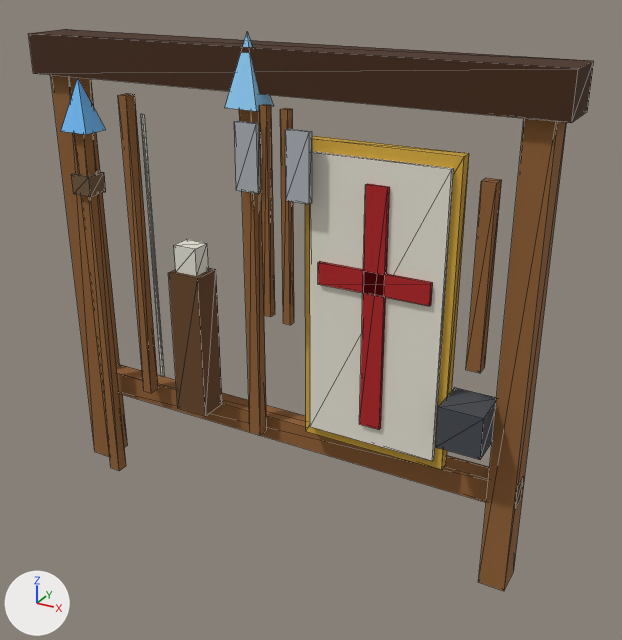
The glTF model assets/models/camp_rack.glb: old version first, new version second.
Both versions are drawn from a camera (50 mm lens) standing at (1.6, -2.58, 2.23) and looking at (0.18, -0.01, 0.94). Every picture has the same lights, and +X, +Y and +Z are marked at lower left. The picture after the commit comes second. Mesh edges are drawn as thin lines. Vertices at exactly the same position are counted once.

The first picture shows 'camp_rack'.
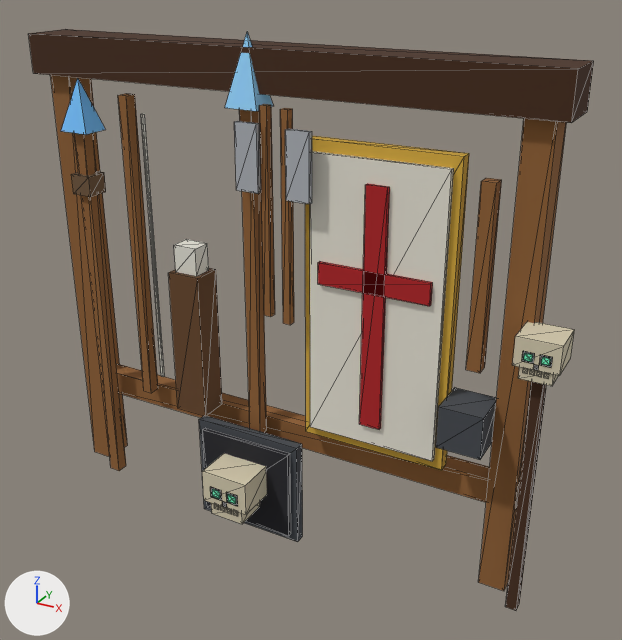
Where the change shows, as pixel boxes (x1, y1, x2, y2) in the pictures (622 x 640 px):
'camp_rack', reshaped
    before: (28, 29, 594, 591)
    after: (28, 29, 594, 611)
part 1 of me_mesh_0, added (brown)
    after: (506, 382, 546, 611)
part 2 of me_mesh_0, added (beige)
    after: (512, 322, 575, 376)
part 3 of me_mesh_0, added
    after: (518, 367, 558, 386)
part 4 of me_mesh_0, added
    after: (522, 351, 535, 364)
part 5 of me_mesh_0, added
    after: (524, 353, 532, 362)
part 6 of me_mesh_0, added
    after: (539, 355, 553, 367)
part 7 of me_mesh_0, added
    after: (541, 357, 550, 365)
part 8 of me_mesh_0, added
    after: (199, 416, 302, 542)
part 9 of me_mesh_0, added
    after: (203, 428, 291, 536)
part 10 of me_mesh_0, added (beige)
    after: (202, 453, 267, 515)
part 11 of me_mesh_0, added
    after: (211, 502, 260, 524)
part 12 of me_mesh_0, added
    after: (210, 487, 222, 501)
part 13 of me_mesh_0, added
    after: (212, 489, 220, 499)
part 14 of me_mesh_0, added
    after: (226, 492, 238, 506)
part 15 of me_mesh_0, added
    after: (228, 495, 236, 504)

What the commit changed:
me_mesh_0 is used by ob_camp_rack; location (0.0, 0.0, 0.0).
me_mesh_0 had 178 vertices, 260 faces and spanned x -1.05..1.05, y -0.13..0.16, z 0.0..1.95.
me_mesh_0 now has 378 vertices, 560 faces and spans x -1.05..1.12, y -0.29..0.16, z 0.0..1.95.
me_mesh_0 part 1: a new loose piece, a box spanning x 1.03..1.07, y -0.08..-0.04, z 0.0..0.95, in mat_material_0 (picture img_image_0).
me_mesh_0 part 2: a new loose piece, a box spanning x 0.98..1.12, y -0.13..0.01, z 0.99..1.1, in mat_material_0 (picture img_image_0).
me_mesh_0 part 3: a new loose piece, a box spanning x 0.996..1.104, y -0.12..-0.023, z 0.949..0.998, in mat_material_0 (picture img_image_0).
me_mesh_0 part 4: a new loose piece, a box spanning x 1.0035..1.041, y -0.1297..-0.1275, z 1.0163..1.0515, in mat_material_0 (picture img_image_0).
me_mesh_0 part 5: a new loose piece, a box spanning x 1.0095..1.035, y -0.1312..-0.1297, z 1.0223..1.0455, in mat_material_0 (picture img_image_0).
me_mesh_0 part 6: a new loose piece, a box spanning x 1.059..1.0965, y -0.1297..-0.1275, z 1.0163..1.0515, in mat_material_0 (picture img_image_0).
me_mesh_0 part 7: a new loose piece, a box spanning x 1.065..1.0905, y -0.1312..-0.1297, z 1.0223..1.0455, in mat_material_0 (picture img_image_0).
me_mesh_0 part 8: a new loose piece, a box spanning x -0.28..0.18, y -0.12..-0.08, z 0.0..0.44, in mat_material_0 (picture img_image_0).
me_mesh_0 part 9: a new loose piece, a box spanning x -0.25..0.15, y -0.14..-0.12, z 0.03..0.41, in mat_material_0 (picture img_image_0).
me_mesh_0 part 10: a new loose piece, a box spanning x -0.15..0.05, y -0.29..-0.1, z 0.19..0.33, in mat_material_0 (picture img_image_0).
me_mesh_0 part 11: a new loose piece, a box spanning x -0.122..0.022, y -0.28..-0.15, z 0.135..0.2, in mat_material_0 (picture img_image_0).
me_mesh_0 part 12: a new loose piece, a box spanning x -0.112..-0.062, y -0.293..-0.29, z 0.225..0.272, in mat_material_0 (picture img_image_0).
me_mesh_0 part 13: a new loose piece, a box spanning x -0.104..-0.07, y -0.295..-0.293, z 0.233..0.264, in mat_material_0 (picture img_image_0).
me_mesh_0 part 14: a new loose piece, a box spanning x -0.038..0.012, y -0.293..-0.29, z 0.225..0.272, in mat_material_0 (picture img_image_0).
me_mesh_0 part 15: a new loose piece, a box spanning x -0.03..0.004, y -0.295..-0.293, z 0.233..0.264, in mat_material_0 (picture img_image_0).
Other edits to the shape of me_mesh_0 do not show in these pictures.
